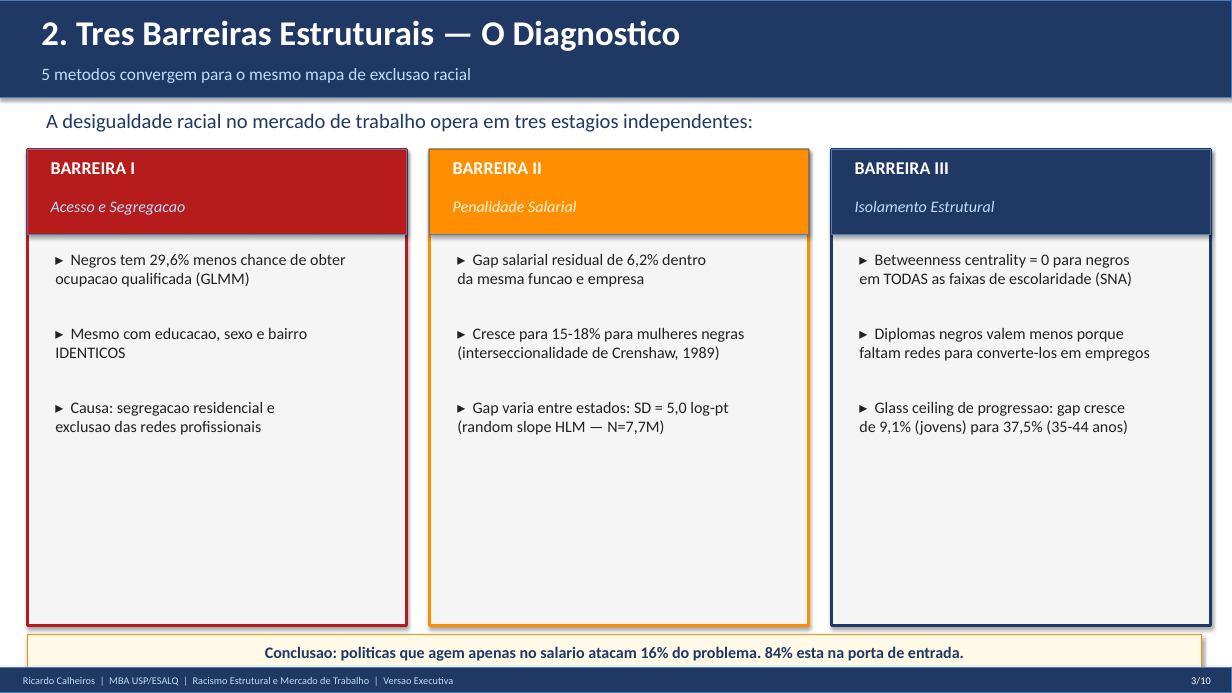
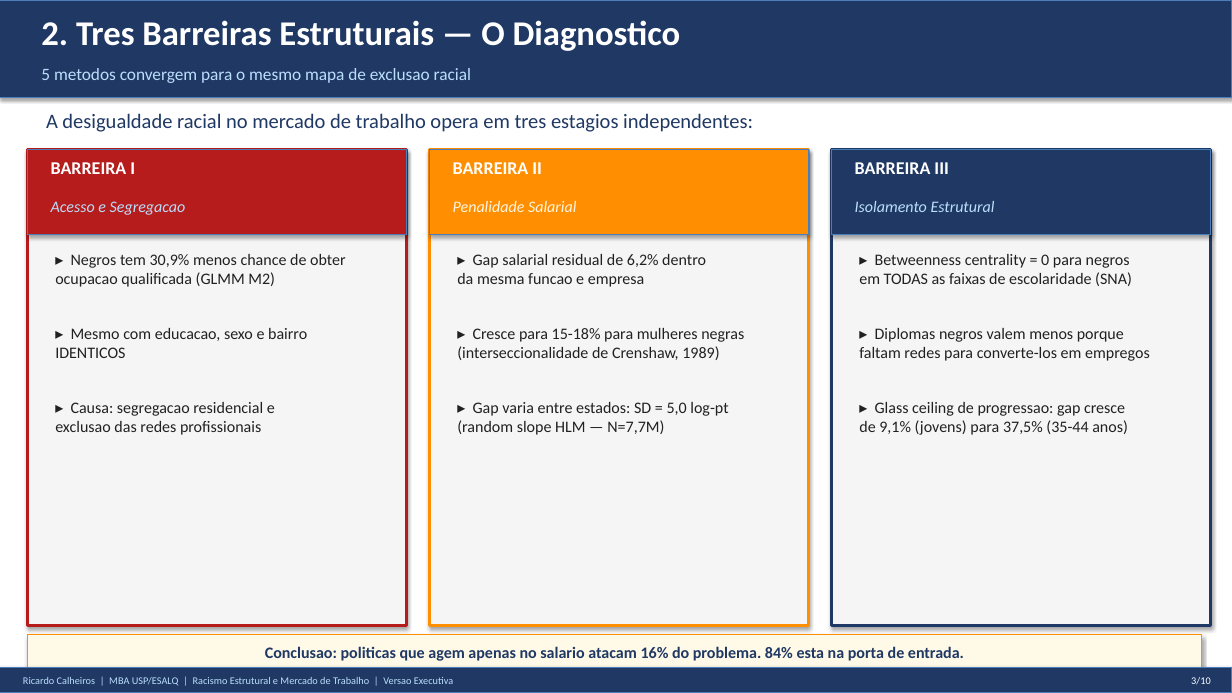
Before and after one commit to rickinrj-ux/ProjetoRacismoPNAD, a slide deck: slide 3 of apresentacao_executiva_tcc.pptx. Drawn at 1232x693 pixels with LibreOffice and Linux fonts; fonts in the diff are those of the drawing. Boxes give left, top, right and bottom in pixels: in the first picture for what was removed or moved away, otherwise in the second. Text is boxed around its words. In the diff, an @@ line names an element or a change of style, - is before the commit and + after.

```diff
--- a/apresentacao_executiva_tcc.pptx
+++ b/apresentacao_executiva_tcc.pptx
@@ text at [55,254,346,287]: text changed @@
-▸ Negros tem 29,6% menos chance de obter
-ocupacao qualificada (GLMM)
+▸ Negros tem 30,9% menos chance de obter
+ocupacao qualificada (GLMM M2)
```
Also in this commit, not shown: 4 other slides changed, 6 other files.
